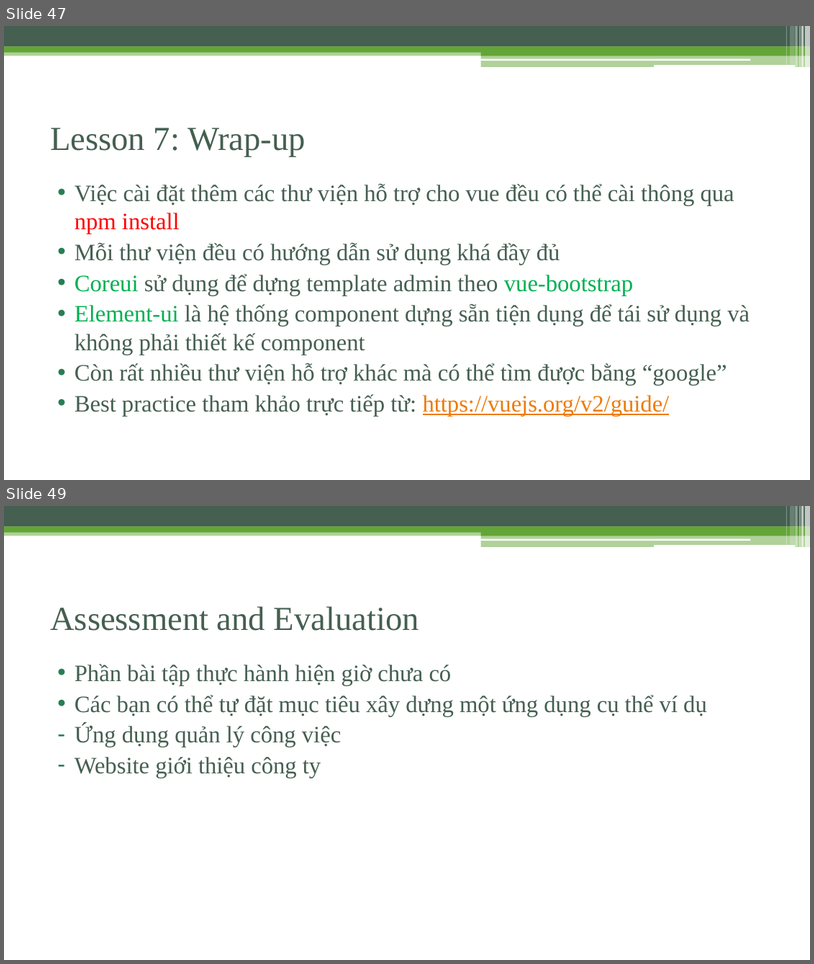
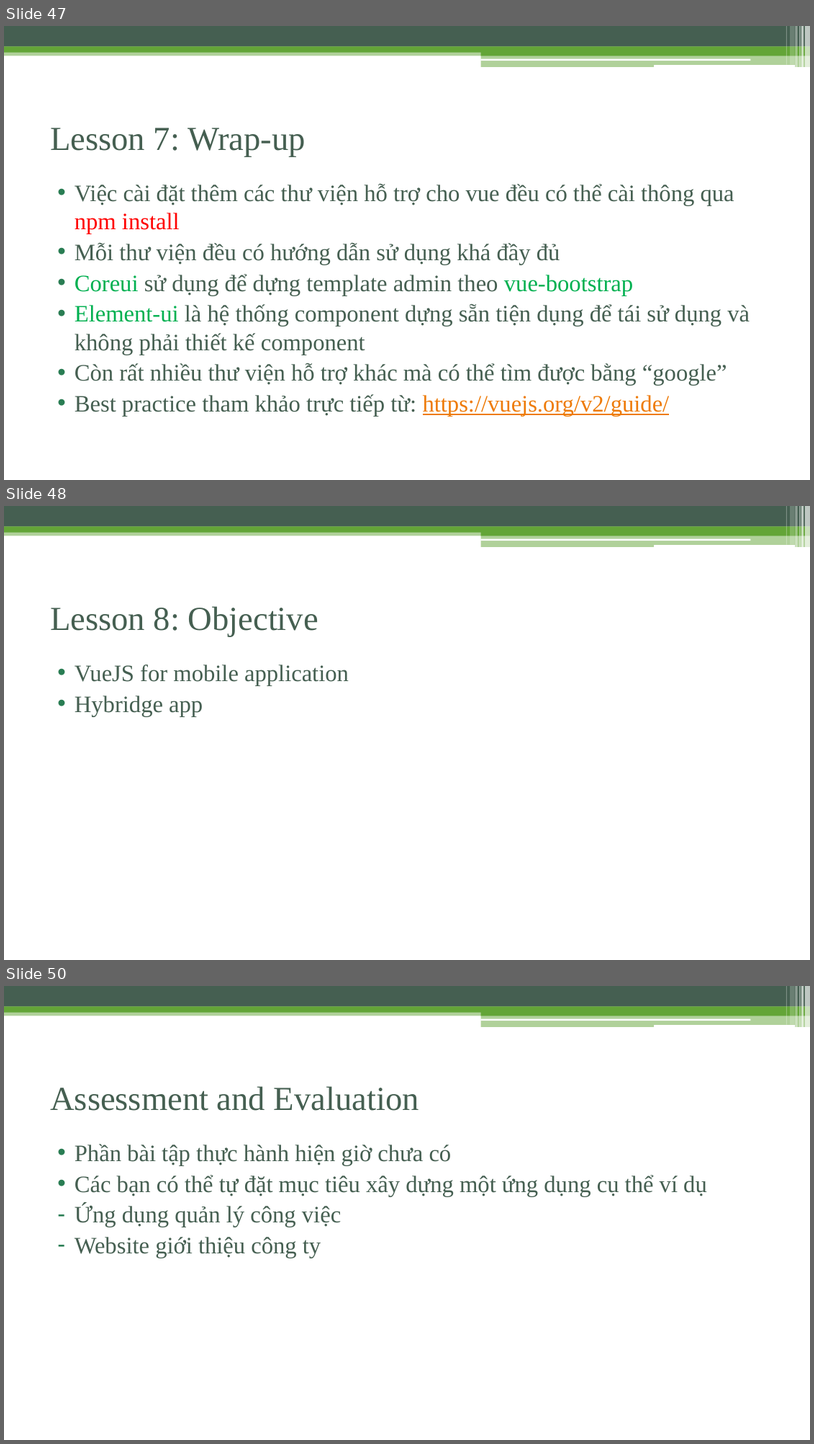
Before and after one commit to phamtuanchip/7dayswithvuejs, a slide deck: vuejs-2.0.pptx. Shown one above the other, each under a label of ours: slides 47 and 49 before the commit, slides 47, 48 and 50 after it; the slides between them are not shown. The pictures are 814x964 and 814x1444 pixels, drawn with LibreOffice and Linux fonts; fonts in the diff are those of the drawing. Boxes give left, top, right and bottom in pixels: in the first picture for what was removed or moved away, otherwise in the second. Text is boxed around its words. In the diff, an @@ line names an element or a change of style, - is before the commit and + after.

```diff
--- a/vuejs-2.0.pptx
+++ b/vuejs-2.0.pptx
@@ slide 48 added at <box>4,506,810,960</box>, background #FFFFFF; not listed: 13 template elements that a slide beside it also shows @@
@@ title added at <box>50,606,319,637</box>, 40 pt, text #455F51 @@
+Lesson 8: Objective
@@ text added at <box>75,664,349,716</box>, 28 pt, text #455F51 @@
+• VueJS for mobile application
+• Hybridge app
@@ what was slide 49 is now slide 50 @@
```
Also in this commit, not shown: 6 slides changed, 21 other files.
